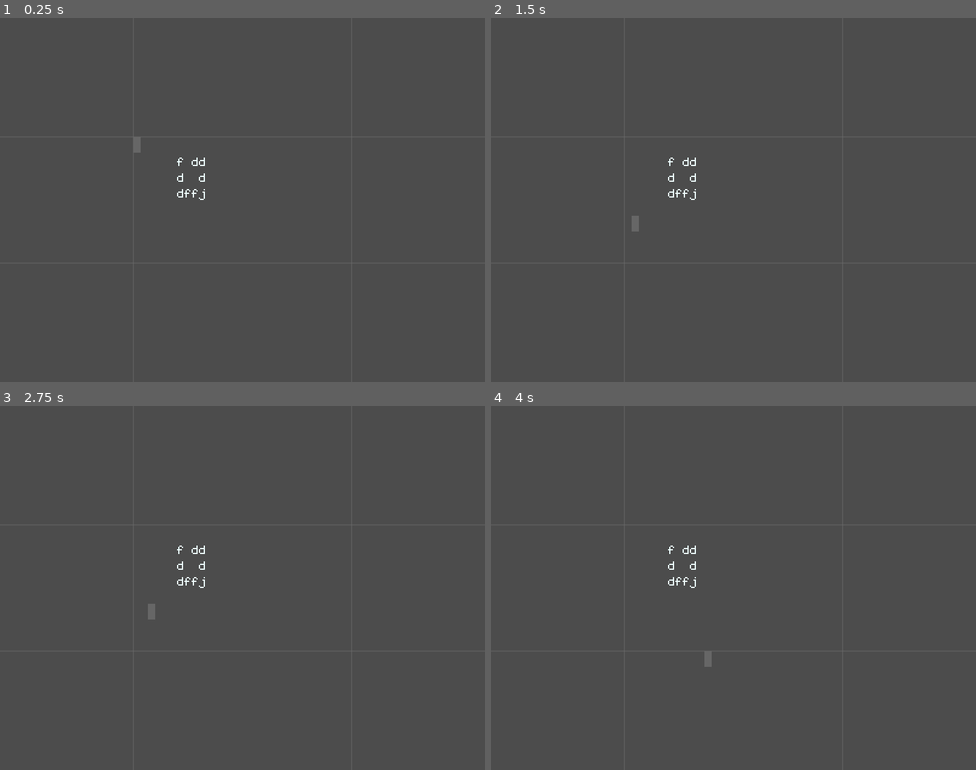
Above: before the commit, frames 1-4 (two rows, left to right).
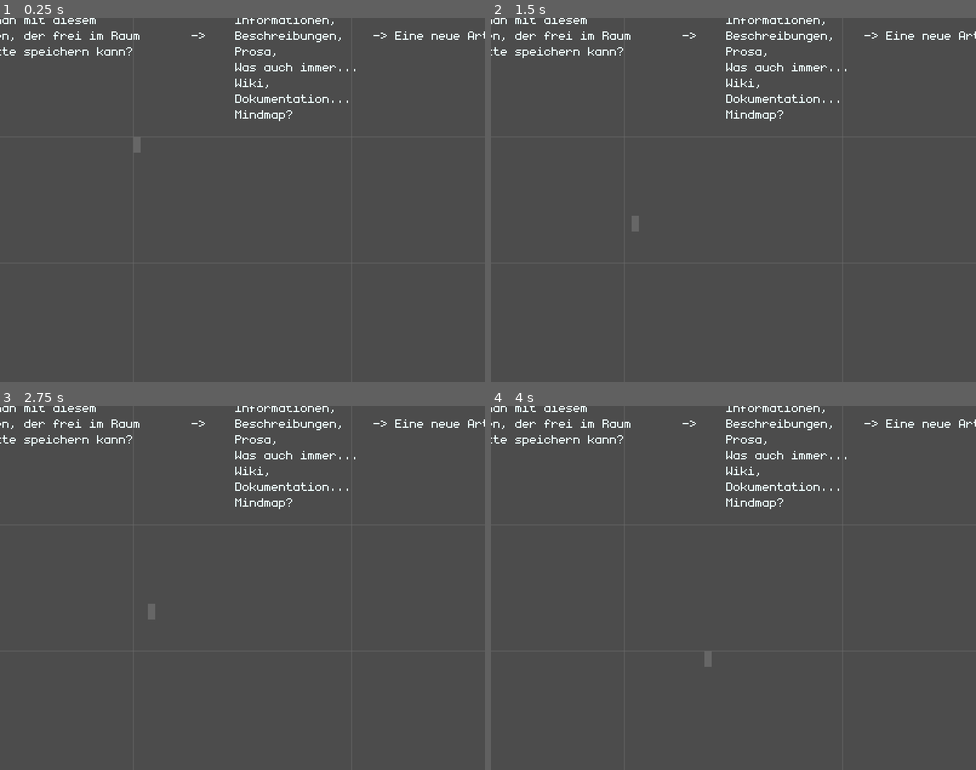
Above: after the commit, the same moments.

Repository: slapslash/TextMap
Game: Godot game, scene res://TextMap.tscn
The game is run twice, just before and just after one commit, with the same random seed, the same clock (stepped at 60 frames per second) and the same inputs.
Inputs (mouse positions are in pixels of both pictures, inside the frame that each line leads up to):
- Up to frame 1 (0.25 s): no input
- Up to frame 2 (1.5 s): tap Enter at 0.5, 0.6 s; move the mouse to (840, 181) at 0.52 s; hold Right 0.53-1.25 s; click (840, 181) at 0.67 s; tap Space at 0.77, 1.25 s; drag from (636, 218) to (709, 272) at 1.27 s
- Up to frame 3 (2.75 s): tap Enter at 2 s; move the mouse to (291, 507) at 2.02 s; hold Right from 2.03 s (still down); tap Delete at 2.1 s
- Up to frame 4 (4 s): release Right at 2.75 s; tap Space at 2.75, 3.77 s; drag from (709, 660) to (588, 533) at 2.77 s; tap Enter at 3.5, 3.6 s; move the mouse to (879, 642) at 3.52 s; hold Left from 3.53 s (still down)

The runs differ from the first frame. In frame 1, 1.5% of the frame differs, in the area x 0-100%, y 0-50%; in frame 2, 1.5%; in frame 3, 1.5%; in frame 4, 1.5%.

Commit message:
minor changes, fill saved_matrix with thoughts and todo-list.

Diff:
--- a/Cursor.gd
+++ b/Cursor.gd
@@ -66,8 +66,9 @@
 				Global.pull_cells()
 				add.x = -1
 			268435539: # Control+S
+				print('saving')
 				Global.save_matrix()
-				Global.save_as_godot_scene()
+#				Global.save_as_godot_scene()
 			_:
 				var ch = OS.get_scancode_string(scm)
 				var last_input = char(event.unicode)
@@ -76,6 +77,7 @@
 					printt("function key pressed:", ch, scm)
 				else:
 					printt(last_input, scm, ch)
+					Global.push_cells()
 					Global.set_cell_character(last_input)
 					add.x = 1
 		change_cell(add)
--- a/TextMap.tscn
+++ b/TextMap.tscn
@@ -13,6 +13,7 @@
 [node name="Camera" type="Camera2D" parent="."]
 anchor_mode = 0
 current = true
+smoothing_speed = 1.0
 script = ExtResource( 3 )
 
 [node name="Grid" type="Node2D" parent="."]
--- a/saved.tscn
+++ /dev/null
@@ -1,162 +0,0 @@
-[gd_scene load_steps=12 format=2]
-
-[ext_resource path="res://fonts/monogram_extended.ttf" type="DynamicFontData" id=1]
-
-[sub_resource type="DynamicFont" id=1]
-size = 32
-font_data = ExtResource( 1 )
-
-[sub_resource type="RectangleShape2D" id=2]
-extents = Vector2( 6, 13 )
-
-[sub_resource type="RectangleShape2D" id=3]
-extents = Vector2( 6, 13 )
-
-[sub_resource type="RectangleShape2D" id=4]
-extents = Vector2( 6, 13 )
-
-[sub_resource type="RectangleShape2D" id=5]
-extents = Vector2( 6, 13 )
-
-[sub_resource type="RectangleShape2D" id=6]
-extents = Vector2( 6, 13 )
-
-[sub_resource type="RectangleShape2D" id=7]
-extents = Vector2( 6, 13 )
-
-[sub_resource type="RectangleShape2D" id=8]
-extents = Vector2( 6, 13 )
-
-[sub_resource type="RectangleShape2D" id=9]
-extents = Vector2( 6, 13 )
-
-[sub_resource type="RectangleShape2D" id=10]
-extents = Vector2( 6, 13 )
-
-[node name="TextMap" type="Node2D"]
-
-[node name="f_3,7" type="Label" parent="."]
-margin_left = 84.0
-margin_top = 78.0
-margin_right = 84.0
-margin_bottom = 78.0
-custom_fonts/font = SubResource( 1 )
-text = "f"
-
-[node name="StaticBody2D_3,7" type="StaticBody2D" parent="f_3,7"]
-position = Vector2( 6, 13 )
-
-[node name="CollisionShape2D_3,7" type="CollisionShape2D" parent="f_3,7/StaticBody2D_3,7"]
-shape = SubResource( 2 )
-
-[node name="f_3,8" type="Label" parent="."]
-margin_left = 96.0
-margin_top = 78.0
-margin_right = 96.0
-margin_bottom = 78.0
-custom_fonts/font = SubResource( 1 )
-text = "f"
-
-[node name="StaticBody2D_3,8" type="StaticBody2D" parent="f_3,8"]
-position = Vector2( 6, 13 )
-
-[node name="CollisionShape2D_3,8" type="CollisionShape2D" parent="f_3,8/StaticBody2D_3,8"]
-shape = SubResource( 3 )
-
-[node name="j_3,9" type="Label" parent="."]
-margin_left = 108.0
-margin_top = 78.0
-margin_right = 108.0
-margin_bottom = 78.0
-custom_fonts/font = SubResource( 1 )
-text = "j"
-
-[node name="StaticBody2D_3,9" type="StaticBody2D" parent="j_3,9"]
-position = Vector2( 6, 13 )
-
-[node name="CollisionShape2D_3,9" type="CollisionShape2D" parent="j_3,9/StaticBody2D_3,9"]
-shape = SubResource( 4 )
-
-[node name="d_3,6" type="Label" parent="."]
-margin_left = 72.0
-margin_top = 78.0
-margin_right = 72.0
-margin_bottom = 78.0
-custom_fonts/font = SubResource( 1 )
-text = "d"
-
-[node name="StaticBody2D_3,6" type="StaticBody2D" parent="d_3,6"]
-position = Vector2( 6, 13 )
-
-[node name="CollisionShape2D_3,6" type="CollisionShape2D" parent="d_3,6/StaticBody2D_3,6"]
-shape = SubResource( 5 )
-
-[node name="f_1,6" type="Label" parent="."]
-margin_left = 72.0
-margin_top = 26.0
-margin_right = 72.0
-margin_bottom = 26.0
-custom_fonts/font = SubResource( 1 )
-text = "f"
-
-[node name="StaticBody2D_1,6" type="StaticBody2D" parent="f_1,6"]
-position = Vector2( 6, 13 )
-
-[node name="CollisionShape2D_1,6" type="CollisionShape2D" parent="f_1,6/StaticBody2D_1,6"]
-shape = SubResource( 6 )
-
-[node name="d_1,8" type="Label" parent="."]
-margin_left = 96.0
-margin_top = 26.0
-margin_right = 96.0
-margin_bottom = 26.0
-custom_fonts/font = SubResource( 1 )
-text = "d"
-
-[node name="StaticBody2D_1,8" type="StaticBody2D" parent="d_1,8"]
-position = Vector2( 6, 13 )
-
-[node name="CollisionShape2D_1,8" type="CollisionShape2D" parent="d_1,8/StaticBody2D_1,8"]
-shape = SubResource( 7 )
-
-[node name="d_1,9" type="Label" parent="."]
-margin_left = 108.0
-margin_top = 26.0
-margin_right = 108.0
-margin_bottom = 26.0
-custom_fonts/font = SubResource( 1 )
-text = "d"
-
-[node name="StaticBody2D_1,9" type="StaticBody2D" parent="d_1,9"]
-position = Vector2( 6, 13 )
-
-[node name="CollisionShape2D_1,9" type="CollisionShape2D" parent="d_1,9/StaticBody2D_1,9"]
-shape = SubResource( 8 )
-
-[node name="d_2,9" type="Label" parent="."]
-margin_left = 108.0
-margin_top = 52.0
-margin_right = 108.0
-margin_bottom = 52.0
-custom_fonts/font = SubResource( 1 )
-text = "d"
-
-[node name="StaticBody2D_2,9" type="StaticBody2D" parent="d_2,9"]
-position = Vector2( 6, 13 )
-
-[node name="CollisionShape2D_2,9" type="CollisionShape2D" parent="d_2,9/StaticBody2D_2,9"]
-shape = SubResource( 9 )
-
-[node name="d_2,6" type="Label" parent="."]
-margin_left = 72.0
-margin_top = 52.0
-margin_right = 72.0
-margin_bottom = 52.0
-custom_fonts/font = SubResource( 1 )
-text = "d"
-
-[node name="StaticBody2D_2,6" type="StaticBody2D" parent="d_2,6"]
-position = Vector2( 6, 13 )
-
-[node name="CollisionShape2D_2,6" type="CollisionShape2D" parent="d_2,6/StaticBody2D_2,6"]
-shape = SubResource( 10 )
Not shown, changed: saved_matrix.txt
